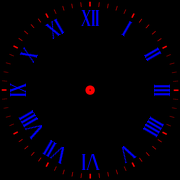
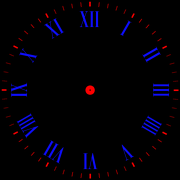
Revision of a layered (180, 180) image; what changed, layer by layer:
painted on "numerals rotated", unmasked it over [8,8,172,172]
